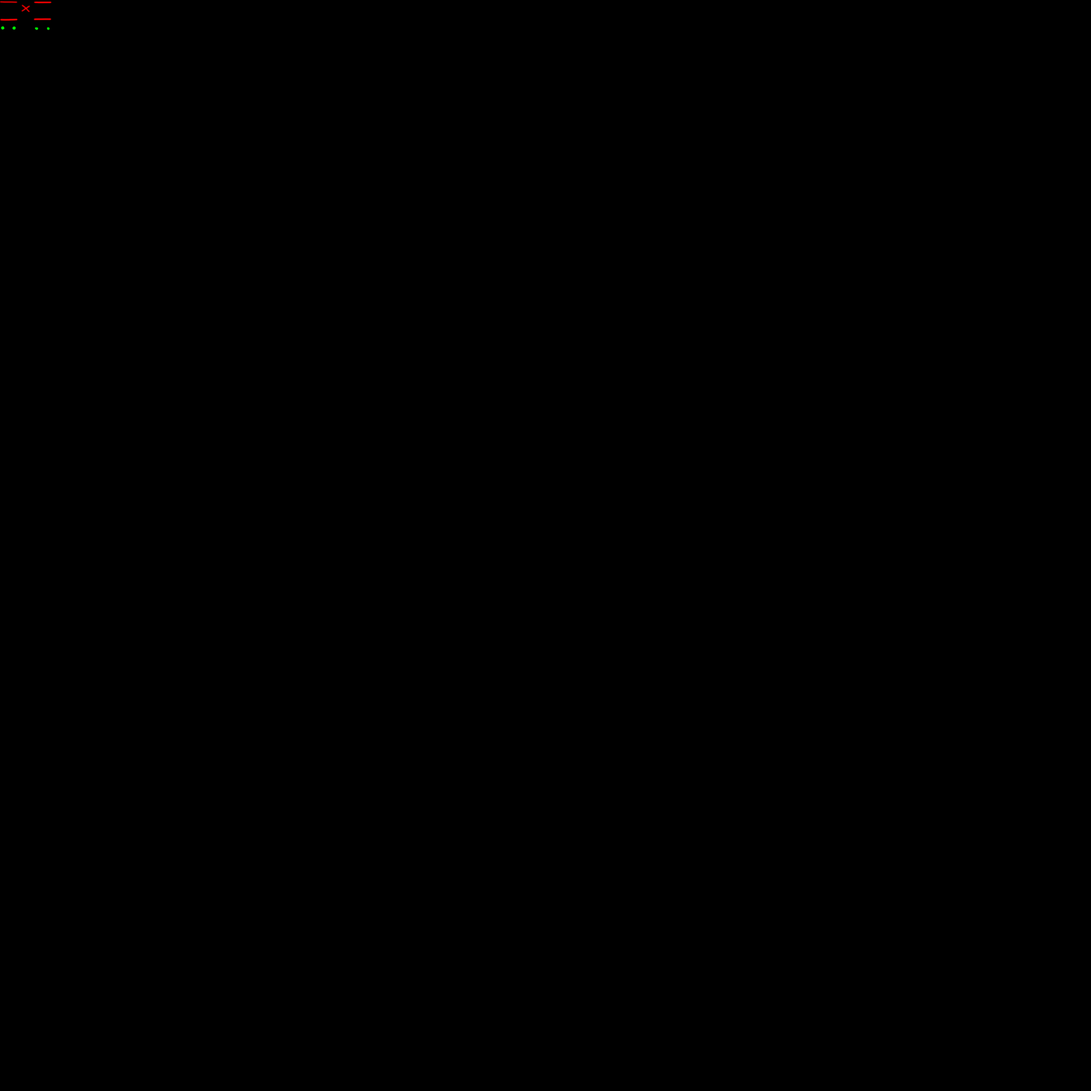
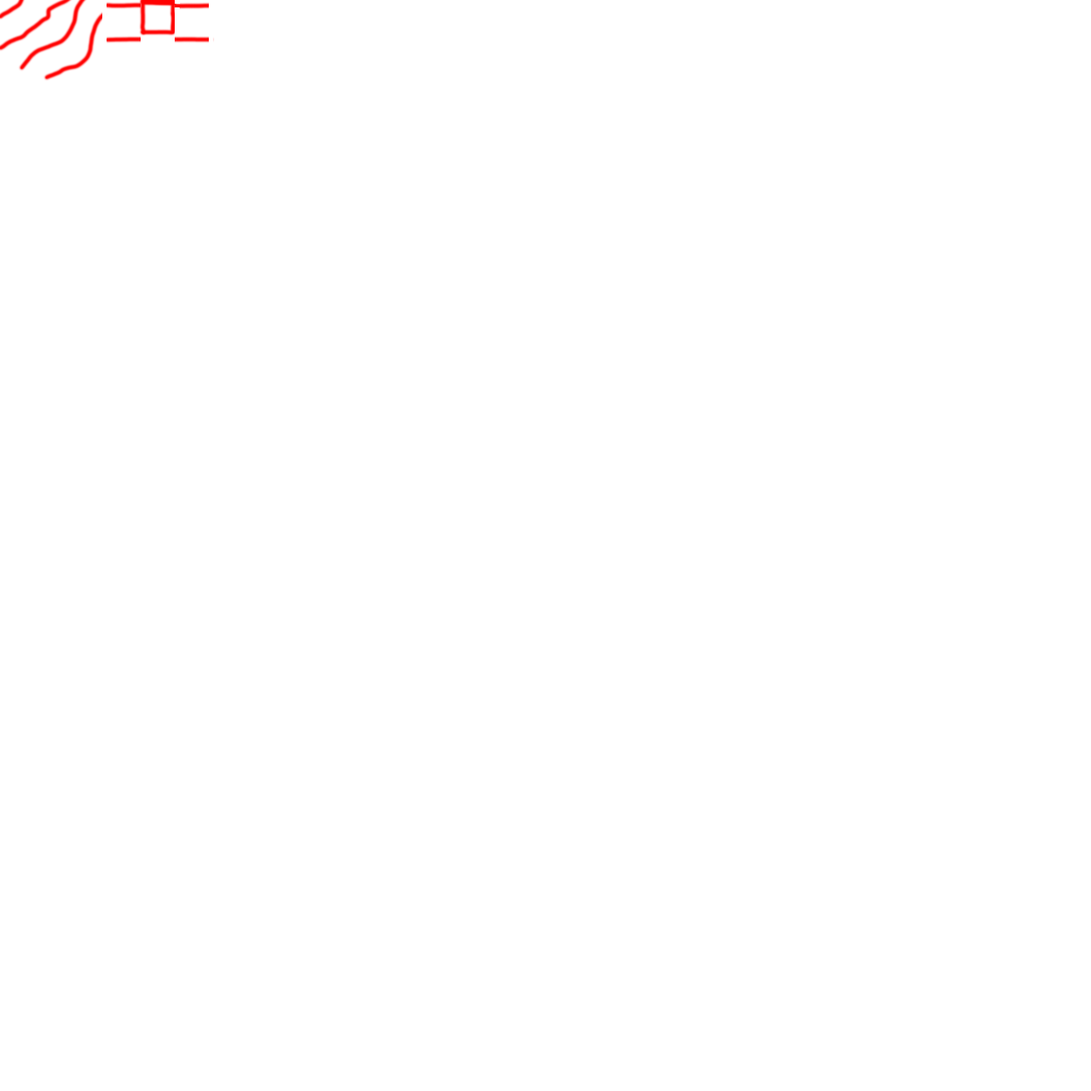
Layer changes from the first 1091px x 1091px image to the second:
removed layer "Ebene 1" over [0, 0, 53, 31]
added layer "Ebene 3" above "Hintergrund" over [0, 0, 216, 82]
hid "Hintergrund" over [0, 0, 1091, 1091]
